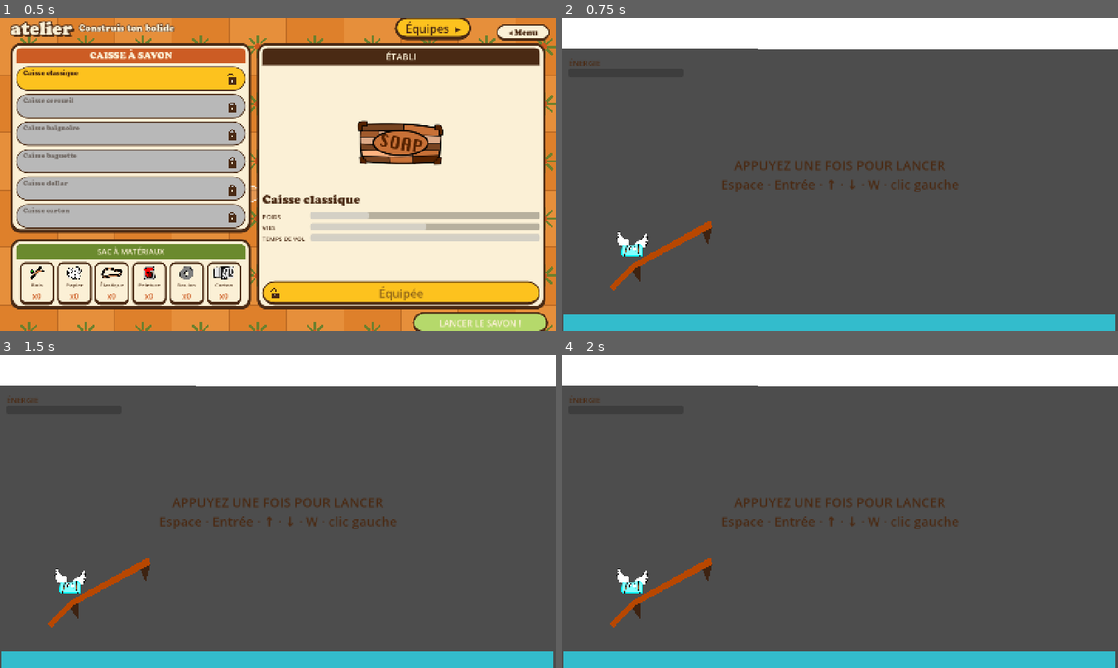
Above: before the commit, frames 1-4 (two rows, left to right).
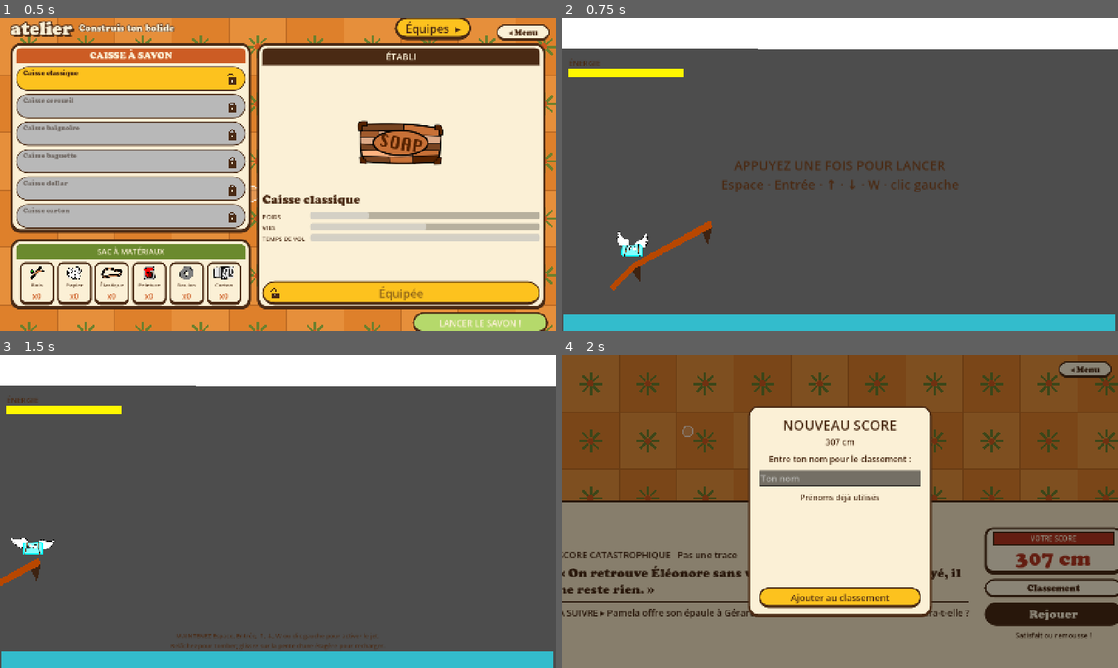
Above: after the commit, the same moments.

Repository: atostivint/LesAilesEtLaCaisse
Game: Godot game, scene res://scenes/atelier.tscn
The game is run twice, just before and just after one commit, with the same random seed, the same clock (stepped at 60 frames per second) and the same inputs. Sound files missing from this copy of the repository are replaced by a short silence.
Inputs (mouse positions are in pixels of both pictures, inside the frame that each line leads up to):
- Up to frame 1 (0.5 s): no input
- Up to frame 2 (0.75 s): click "LANCER LE SAVON !" at 0.5 s
- Up to frame 3 (1.5 s): tap Enter at 1.25 s; move the mouse to (400, 495) at 1.27 s; hold Space (thrust) from 1.28 s (still down); click (400, 495) at 1.42 s
- Up to frame 4 (2 s): keep holding Space (thrust)

Frame 1 is identical in both runs. In frame 2, 0.6% of the frame differs, in the area x 1-22%, y 16-19%; in frame 3, 2.8%; in frame 4, 99%, in the area x 0-100%, y 0-100%.
Error before the commit: Parse Error: Cannot infer the type of "distance" variable because the value doesn't have a set type. (res://scenes/level.gd:85)

Commit message:
Fix merge conflicts

Diff:
--- a/scenes/level.gd
+++ b/scenes/level.gd
@@ -82,7 +82,7 @@
 	if _termine:
 		return
 	_termine = true
-	var distance := (soap.global_position.x - _start_x) / tuning.ppm
+	var distance: float = (soap.global_position.x - _start_x) / tuning.ppm
 	GameState.apply_result(distance, distance >= tuning.door_x, _collected)
 	get_tree().change_scene_to_file(SCORES[_palier(distance)])
 
--- a/scenes/score_bon.tscn
+++ b/scenes/score_bon.tscn
@@ -1,51 +1,24 @@
-[gd_scene load_steps=12 format=3]
-
-[ext_resource type="Script" path="res://scripts/score_ecran.gd" id="1_score"]
-[ext_resource type="Script" path="res://scripts/carrelage.gd" id="2_tile"]
-[ext_resource type="FontFile" path="res://fonts/COOPBL.TTF" id="3_font"]
+[gd_scene format=3 uid="uid://cqkt2k685nv1s"]
+
+[ext_resource type="Script" uid="uid://cbidi30h5srsy" path="res://scripts/score_ecran.gd" id="1_score"]
+[ext_resource type="Script" uid="uid://dfn7ksbclbn8v" path="res://scripts/carrelage.gd" id="2_tile"]
+[ext_resource type="FontFile" uid="uid://r57oom8r8ki2" path="res://fonts/COOPBL.TTF" id="3_font"]
+[ext_resource type="PackedScene" uid="uid://5yrrq8pk76qm" path="res://scenes/soap.tscn" id="4_soap"]
 [ext_resource type="PackedScene" path="res://scenes/bouton_menu.tscn" id="9_menu"]
-[ext_resource type="PackedScene" path="res://scenes/soap.tscn" id="4_soap"]
 
 [sub_resource type="StyleBoxFlat" id="bas"]
 content_margin_left = 22.0
-content_margin_right = 22.0
 content_margin_top = 10.0
+content_margin_right = 22.0
 content_margin_bottom = 10.0
 bg_color = Color(0.96, 0.9, 0.77, 1)
 border_width_top = 6
 border_color = Color(0.29, 0.165, 0.078, 1)
 
-[sub_resource type="StyleBoxFlat" id="pill_vert"]
-bg_color = Color(0.42, 0.54, 0.18, 1)
-corner_radius_top_left = 30
-corner_radius_top_right = 30
-corner_radius_bottom_right = 30
-corner_radius_bottom_left = 30
-content_margin_left = 22.0
-content_margin_top = 6.0
-content_margin_right = 22.0
-content_margin_bottom = 6.0
-
-[sub_resource type="StyleBoxFlat" id="suite_pill"]
-bg_color = Color(0.42, 0.54, 0.18, 1)
-border_width_left = 3
-border_width_top = 3
-border_width_right = 3
-border_width_bottom = 3
-border_color = Color(0.29, 0.165, 0.078, 1)
-corner_radius_top_left = 14
-corner_radius_top_right = 14
-corner_radius_bottom_right = 14
-corner_radius_bottom_left = 14
-content_margin_left = 16.0
-content_margin_top = 4.0
-content_margin_right = 16.0
-content_margin_bottom = 4.0
-
 [sub_resource type="StyleBoxFlat" id="carte"]
 content_margin_left = 22.0
-content_margin_right = 22.0
 content_margin_top = 10.0
+content_margin_right = 22.0
 content_margin_bottom = 10.0
 bg_color = Color(0.984, 0.941, 0.839, 1)
 border_width_left = 6
@@ -60,18 +33,20 @@
 
 [sub_resource type="StyleBoxFlat" id="bouton"]
 content_margin_left = 22.0
-content_margin_right = 22.0
+content_margin_top = 12.0
+content_margin_right = 22.0
+content_margin_bottom = 12.0
 bg_color = Color(0.29, 0.165, 0.078, 1)
 corner_radius_top_left = 40
 corner_radius_top_right = 40
 corner_radius_bottom_right = 40
 corner_radius_bottom_left = 40
+
+[sub_resource type="StyleBoxFlat" id="bouton_vert"]
+content_margin_left = 22.0
 content_margin_top = 12.0
+content_margin_right = 22.0
 content_margin_bottom = 12.0
-
-[sub_resource type="StyleBoxFlat" id="bouton_vert"]
-content_margin_left = 22.0
-content_margin_right = 22.0
 bg_color = Color(0.71, 0.85, 0.42, 1)
 border_width_left = 4
 border_width_top = 4
@@ -82,18 +57,18 @@
 corner_radius_top_right = 40
 corner_radius_bottom_right = 40
 corner_radius_bottom_left = 40
-content_margin_top = 12.0
-content_margin_bottom = 12.0
-
-[node name="ScoreExcellent" type="Control"]
+
+[node name="ScoreExcellent" type="Control" unique_id=1902343174]
 layout_mode = 3
 anchors_preset = 15
 anchor_right = 1.0
 anchor_bottom = 1.0
+grow_horizontal = 2
+grow_vertical = 2
 script = ExtResource("1_score")
 mood = "bon"
 
-[node name="Fond" type="Control" parent="."]
+[node name="Fond" type="Control" parent="." unique_id=538533044]
 layout_mode = 1
 anchors_preset = 15
 anchor_right = 1.0
@@ -102,7 +77,7 @@
 grow_vertical = 2
 script = ExtResource("2_tile")
 
-[node name="Haut" type="Control" parent="."]
+[node name="Haut" type="Control" parent="." unique_id=702789718]
 layout_mode = 1
 anchors_preset = 15
 anchor_right = 1.0
@@ -111,20 +86,20 @@
 grow_horizontal = 2
 grow_vertical = 2
 
-[node name="Colline" type="Polygon2D" parent="Haut"]
+[node name="Colline" type="Polygon2D" parent="Haut" unique_id=965952140]
 color = Color(0.98, 0.94, 0.84, 1)
 polygon = PackedVector2Array(0, 300, 180, 240, 420, 220, 700, 300, 1000, 400, 1456, 330, 1456, 379, 0, 379)
 
-[node name="Mer" type="Polygon2D" parent="Haut"]
+[node name="Mer" type="Polygon2D" parent="Haut" unique_id=535154209]
 color = Color(0.35, 0.6, 0.62, 1)
 polygon = PackedVector2Array(0, 402, 1456, 402, 1456, 379, 0, 379)
 
-[node name="Savon" parent="Haut" instance=ExtResource("4_soap")]
+[node name="Savon" parent="Haut" unique_id=1068524024 instance=ExtResource("4_soap")]
 unique_name_in_owner = true
 position = Vector2(720, 330)
 scale = Vector2(3, 3)
 
-[node name="Bas" type="PanelContainer" parent="."]
+[node name="Bas" type="PanelContainer" parent="." unique_id=868865014]
 layout_mode = 1
 anchors_preset = 12
 anchor_top = 1.0
@@ -135,45 +110,44 @@
 grow_vertical = 0
 theme_override_styles/panel = SubResource("bas")
 
-[node name="Marge" type="MarginContainer" parent="Bas"]
+[node name="Marge" type="MarginContainer" parent="Bas" unique_id=1571390838]
 layout_mode = 2
 theme_override_constants/margin_left = 64
 theme_override_constants/margin_top = 40
 theme_override_constants/margin_right = 64
 theme_override_constants/margin_bottom = 40
 
-[node name="Colonnes" type="HBoxContainer" parent="Bas/Marge"]
+[node name="Colonnes" type="HBoxContainer" parent="Bas/Marge" unique_id=1308480351]
 layout_mode = 2
 size_flags_vertical = 3
 theme_override_constants/separation = 40
 
-[node name="Gauche" type="VBoxContainer" parent="Bas/Marge/Colonnes"]
-layout_mode = 2
+[node name="Gauche" type="VBoxContainer" parent="Bas/Marge/Colonnes" unique_id=1861232409]
+layout_mode = 2
+size_flags_horizontal = 3
 size_flags_vertical = 4
-size_flags_horizontal = 3
 theme_override_constants/separation = 10
 
-[node name="Entete" type="HBoxContainer" parent="Bas/Marge/Colonnes/Gauche"]
+[node name="Entete" type="HBoxContainer" parent="Bas/Marge/Colonnes/Gauche" unique_id=46828391]
 layout_mode = 2
 theme_override_constants/separation = 18
 
-[node name="Pastille" type="PanelContainer" parent="Bas/Marge/Colonnes/Gauche/Entete"]
-layout_mode = 2
-
-
-[node name="Texte" type="Label" parent="Bas/Marge/Colonnes/Gauche/Entete/Pastille"]
+[node name="Pastille" type="PanelContainer" parent="Bas/Marge/Colonnes/Gauche/Entete" unique_id=1222787353]
+layout_mode = 2
+
+[node name="Texte" type="Label" parent="Bas/Marge/Colonnes/Gauche/Entete/Pastille" unique_id=1588657665]
 layout_mode = 2
 theme_override_colors/font_color = Color(0.984, 0.941, 0.839, 1)
 theme_override_font_sizes/font_size = 24
 text = "SCORE EXCELLENT"
 
-[node name="Titre" type="Label" parent="Bas/Marge/Colonnes/Gauche/Entete"]
+[node name="Titre" type="Label" parent="Bas/Marge/Colonnes/Gauche/Entete" unique_id=143147317]
 layout_mode = 2
 theme_override_colors/font_color = Color(0.29, 0.165, 0.078, 1)
 theme_override_font_sizes/font_size = 24
 text = "LA GLOIRE DE MADAME"
 
-[node name="Citation" type="Label" parent="Bas/Marge/Colonnes/Gauche"]
+[node name="Citation" type="Label" parent="Bas/Marge/Colonnes/Gauche" unique_id=1080894124]
 layout_mode = 2
 theme_override_colors/font_color = Color(0.29, 0.165, 0.078, 1)
 theme_override_fonts/font = ExtResource("3_font")
@@ -181,51 +155,50 @@
 text = "« Éléonore a tout frotté. Même le passé de Gérard. »"
 autowrap_mode = 3
 
-[node name="Trait" type="ColorRect" parent="Bas/Marge/Colonnes/Gauche"]
+[node name="Trait" type="ColorRect" parent="Bas/Marge/Colonnes/Gauche" unique_id=1797050738]
 custom_minimum_size = Vector2(0, 4)
 layout_mode = 2
 color = Color(0.29, 0.165, 0.078, 1)
 
-[node name="Phrase" type="Label" parent="Bas/Marge/Colonnes/Gauche"]
+[node name="Phrase" type="Label" parent="Bas/Marge/Colonnes/Gauche" unique_id=506907350]
 layout_mode = 2
 theme_override_colors/font_color = Color(0.42, 0.54, 0.18, 1)
 theme_override_fonts/font = ExtResource("3_font")
 theme_override_font_sizes/font_size = 26
 text = "Plus blanc que blanc !"
 
-[node name="Suite" type="PanelContainer" parent="Bas/Marge/Colonnes/Gauche"]
+[node name="Suite" type="PanelContainer" parent="Bas/Marge/Colonnes/Gauche" unique_id=934204540]
 layout_mode = 2
 size_flags_horizontal = 0
 
-
-[node name="Texte" type="Label" parent="Bas/Marge/Colonnes/Gauche/Suite"]
+[node name="Texte" type="Label" parent="Bas/Marge/Colonnes/Gauche/Suite" unique_id=1089923808]
 layout_mode = 2
 theme_override_colors/font_color = Color(0.984, 0.941, 0.839, 1)
 theme_override_font_sizes/font_size = 24
 text = "À SUIVRE ▸ Le notaire arrive avec un chiffon."
 
-[node name="Droite" type="VBoxContainer" parent="Bas/Marge/Colonnes"]
+[node name="Droite" type="VBoxContainer" parent="Bas/Marge/Colonnes" unique_id=1431529782]
+custom_minimum_size = Vector2(360, 0)
 layout_mode = 2
 size_flags_vertical = 4
-custom_minimum_size = Vector2(360, 0)
 theme_override_constants/separation = 12
 
-[node name="Carte" type="PanelContainer" parent="Bas/Marge/Colonnes/Droite"]
+[node name="Carte" type="PanelContainer" parent="Bas/Marge/Colonnes/Droite" unique_id=91165636]
 layout_mode = 2
 theme_override_styles/panel = SubResource("carte")
 
-[node name="Contenu" type="VBoxContainer" parent="Bas/Marge/Colonnes/Droite/Carte"]
+[node name="Contenu" type="VBoxContainer" parent="Bas/Marge/Colonnes/Droite/Carte" unique_id=1982168679]
 layout_mode = 2
 theme_override_constants/separation = 0
 
-[node name="EnTete" type="Label" parent="Bas/Marge/Colonnes/Droite/Carte/Contenu"]
+[node name="EnTete" type="Label" parent="Bas/Marge/Colonnes/Droite/Carte/Contenu" unique_id=886618299]
 layout_mode = 2
 theme_override_colors/font_color = Color(0.984, 0.941, 0.839, 1)
 theme_override_font_sizes/font_size = 18
 text = "VOTRE SCORE"
 horizontal_alignment = 1
 
-[node name="Valeur" type="Label" parent="Bas/Marge/Colonnes/Droite/Carte/Contenu"]
+[node name="Valeur" type="Label" parent="Bas/Marge/Colonnes/Droite/Carte/Contenu" unique_id=1506422424]
 layout_mode = 2
 theme_override_colors/font_color = Color(0.42, 0.54, 0.18, 1)
 theme_override_fonts/font = ExtResource("3_font")
@@ -233,29 +206,31 @@
 text = "000"
 horizontal_alignment = 1
 
-[node name="Rejouer" type="Button" parent="Bas/Marge/Colonnes/Droite"]
+[node name="Rejouer" type="Button" parent="Bas/Marge/Colonnes/Droite" unique_id=420108241]
 custom_minimum_size = Vector2(0, 56)
 layout_mode = 2
 theme_override_colors/font_color = Color(0.984, 0.941, 0.839, 1)
 theme_override_fonts/font = ExtResource("3_font")
 theme_override_font_sizes/font_size = 32
 theme_override_styles/normal = SubResource("bouton")
+theme_override_styles/pressed = SubResource("bouton_vert")
 theme_override_styles/hover = SubResource("bouton_vert")
-theme_override_styles/pressed = SubResource("bouton_vert")
 theme_override_styles/focus = SubResource("bouton_vert")
 text = "Rejouer"
 
-[node name="Slogan" type="Label" parent="Bas/Marge/Colonnes/Droite"]
+[node name="Slogan" type="Label" parent="Bas/Marge/Colonnes/Droite" unique_id=1489502534]
 layout_mode = 2
 theme_override_colors/font_color = Color(0.29, 0.165, 0.078, 1)
 theme_override_font_sizes/font_size = 18
 text = "Satisfait ou remousse !"
 horizontal_alignment = 1
 
-[node name="BoutonMenu" parent="." instance=ExtResource("9_menu")]
+[node name="BoutonMenu" parent="." unique_id=659446477 instance=ExtResource("9_menu")]
+layout_mode = 0
+anchors_preset = 0
 anchor_left = 1.0
-anchor_right = 1.0
 anchor_top = 0.0
+anchor_right = 1.0
 anchor_bottom = 0.0
 offset_left = -156.0
 offset_top = 16.0
--- a/scripts/score_ecran.gd
+++ b/scripts/score_ecran.gd
@@ -68,8 +68,9 @@
 	# Gérard à gauche et Éléonore à droite, dans la pose du palier
 	var numero: int = MOODS_NUMERO[mood]
 	var fichier: String = MOODS_FICHIER[mood]
-	$Haut/Gerard.texture = load("res://artwork/personnages/gerard-%d-%s.svg" % [numero, fichier])
-	$Haut/Eleonore.texture = load("res://artwork/personnages/eleonore-%d-%s.svg" % [numero, fichier])
+	# TODO remettre ça
+	#$Haut/Gerard.texture = load("res://artwork/personnages/gerard-%d-%s.svg" % [numero, fichier])
+	#$Haut/Eleonore.texture = load("res://artwork/personnages/eleonore-%d-%s.svg" % [numero, fichier])
 	# Bouton classement, juste au-dessus de Rejouer
 	var bouton_classement := Button.new()
 	bouton_classement.text = "Classement"
